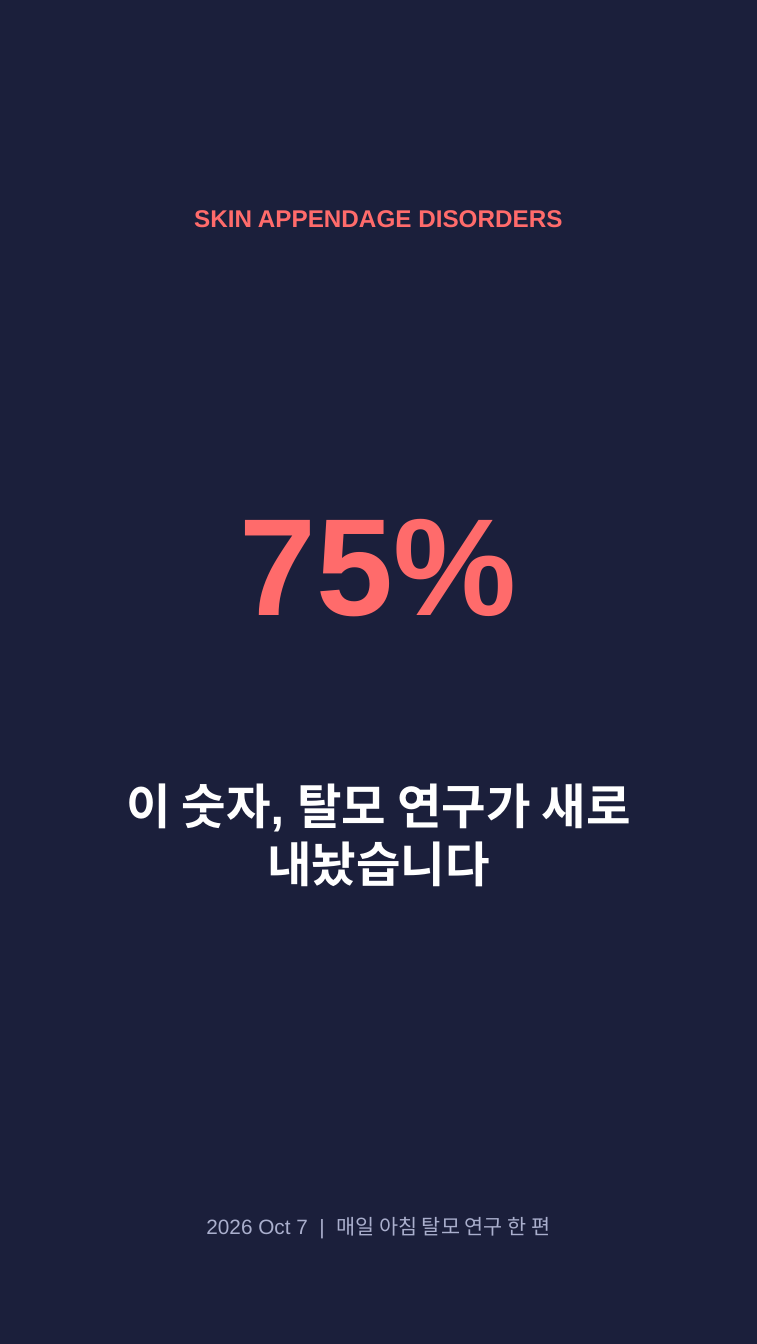
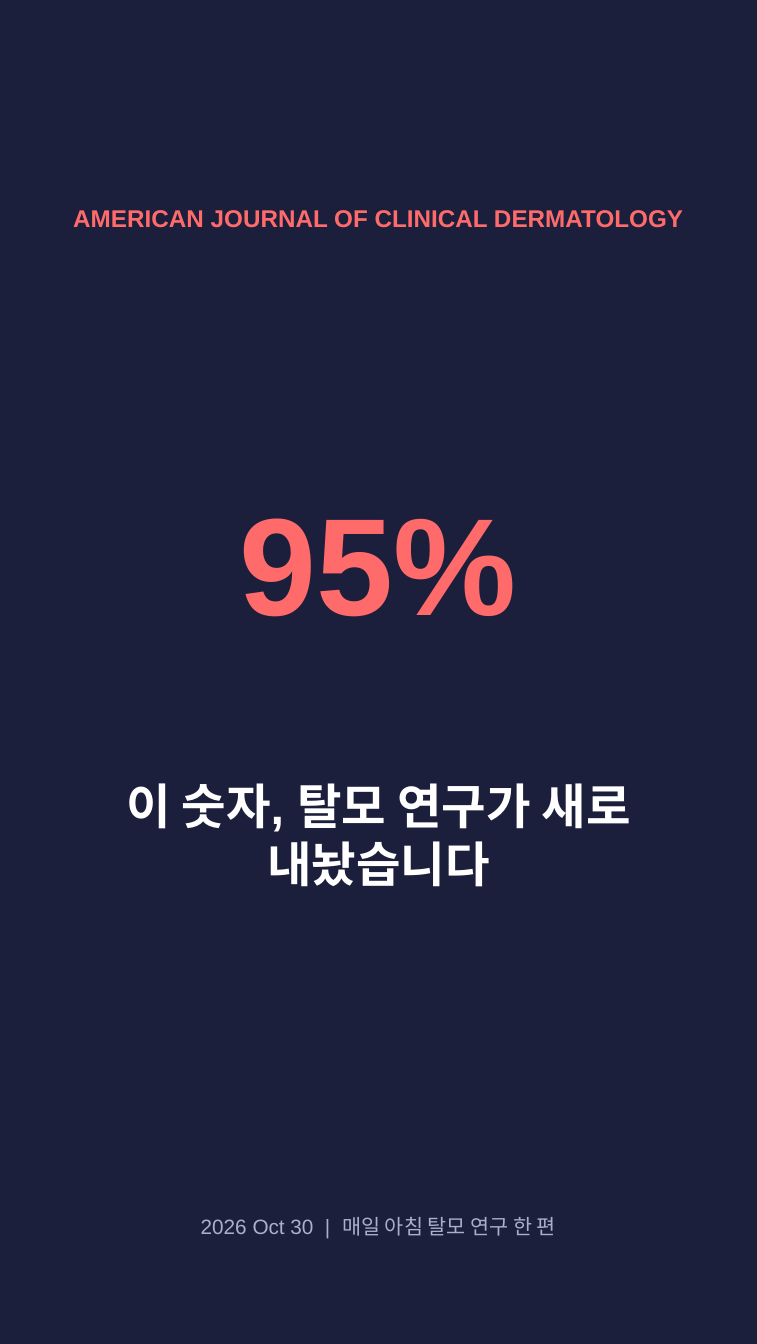
Before and after one commit to hyokang2010-BJ-ANTH/product-builder-test, a slide deck: slide 1 of pwa/data/latest/slides.pptx. Drawn at 757x1344 pixels with LibreOffice and Linux fonts; fonts in the diff are those of the drawing. Boxes give left, top, right and bottom in pixels: in the first picture for what was removed or moved away, otherwise in the second. Text is boxed around its words. In the diff, an @@ line names an element or a change of style, - is before the commit and + after.

```diff
--- a/pwa/data/latest/slides.pptx
+++ b/pwa/data/latest/slides.pptx
@@ text at (73,210,683,228): text changed @@
-SKIN APPENDAGE DISORDERS
+AMERICAN JOURNAL OF CLINICAL DERMATOLOGY
@@ text at (240,518,517,617): text changed @@
-75%
+95%
@@ text at (201,1217,556,1236): text changed @@
-2026 Oct 7 | 매일 아침 탈모 연구 한 편
+2026 Oct 30 | 매일 아침 탈모 연구 한 편
```
Also in this commit, not shown: 2 other slides changed, 5 slides added, 4 slides removed, 26 other files.
